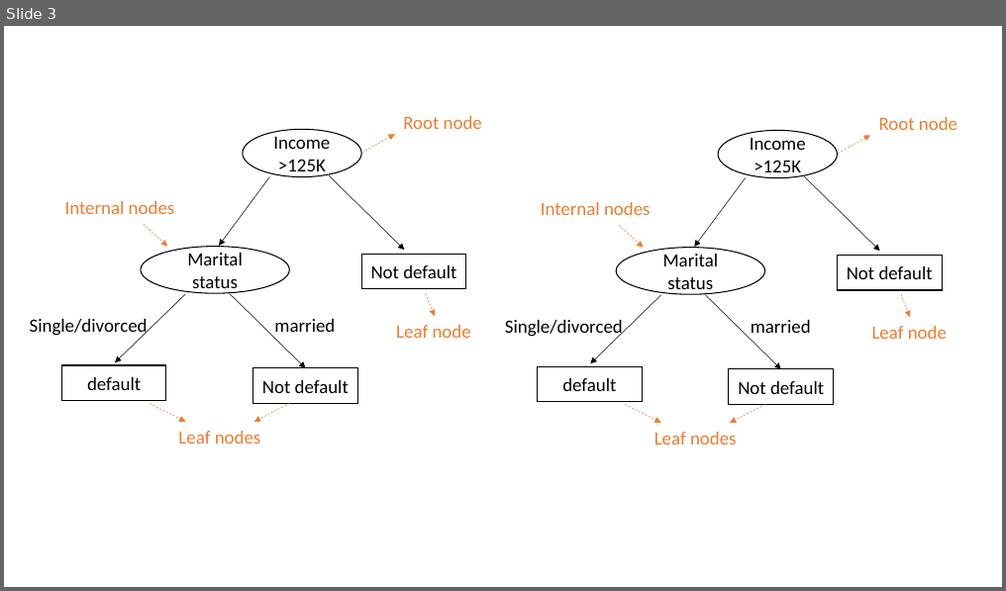
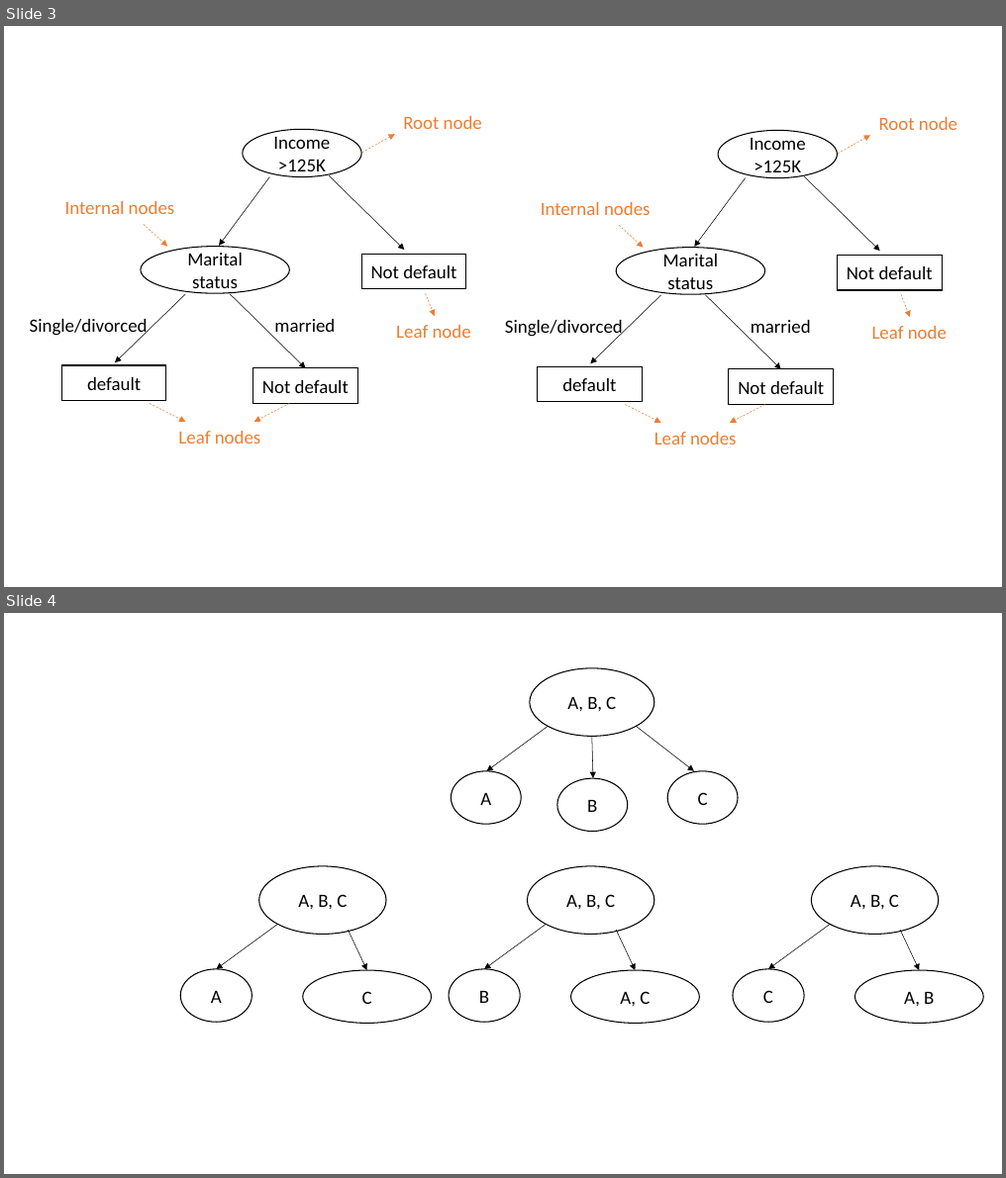
Before and after one commit to yangyutu/EssentialMath, a slide deck: figures/statisticalLearning/treeMethods/TreeMethodsFigures.pptx. Shown one above the other, each under a label of ours: slide 3 before the commit, slides 3 and 4 after it. The pictures are 1006x591 and 1006x1178 pixels, drawn with LibreOffice and Linux fonts; fonts in the diff are those of the drawing. Boxes give left, top, right and bottom in pixels: in the first picture for what was removed or moved away, otherwise in the second. Text is boxed around its words. In the diff, an @@ line names an element or a change of style, - is before the commit and + after.

```diff
--- a/figures/statisticalLearning/treeMethods/TreeMethodsFigures.pptx
+++ b/figures/statisticalLearning/treeMethods/TreeMethodsFigures.pptx
@@ slide 4 added at (4, 613, 1002, 1174), background #FFFFFF @@
@@ group added at (450, 668, 739, 832): 4 ellipses, 3 arrows @@
+A, B, C
+A
+B
+C
@@ group added at (180, 866, 984, 1024): 9 ellipses, 6 arrows @@
+A, B, C
+A
+C
+A, B, C
+B
+A, C
+A, B, C
+C
+A, B
```
Also in this commit, not shown: 14 other files.
